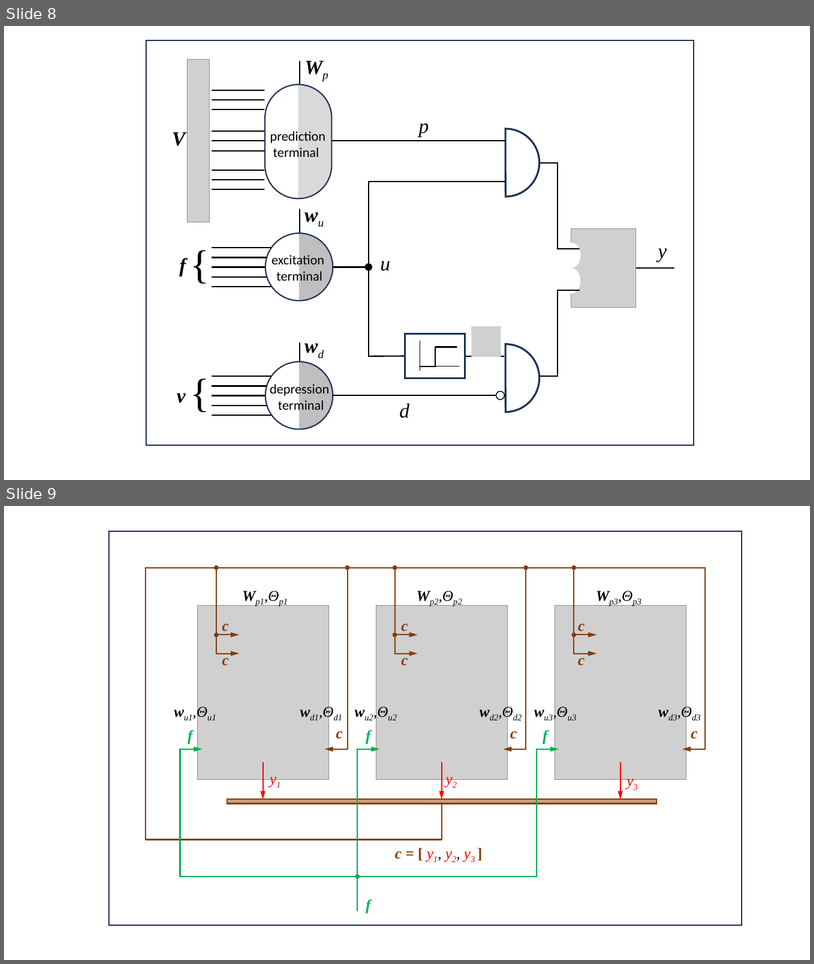
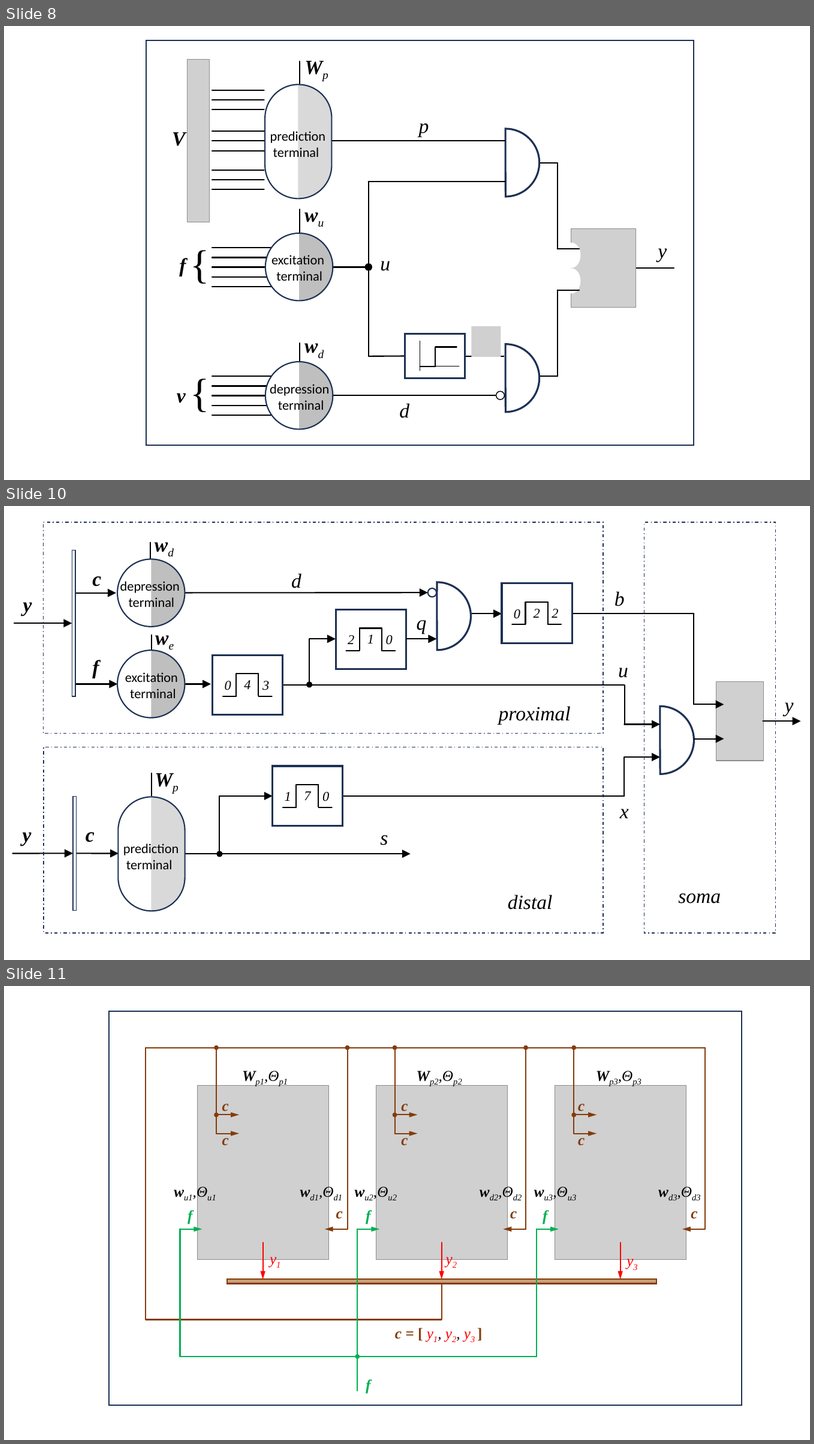
Before and after one commit to ihux/neural-study, a slide deck: paper/Neurotron/Neurotron - Images.pptx. Shown one above the other, each under a label of ours: slides 8 and 9 before the commit, slides 8, 10 and 11 after it; the slides between them are not shown. The pictures are 814x964 and 814x1444 pixels, drawn with LibreOffice and Linux fonts; fonts in the diff are those of the drawing; grey boxes stand for pictures. Boxes give left, top, right and bottom in pixels: in the first picture for what was removed or moved away, otherwise in the second. Text is boxed around its words. In the diff, an @@ line names an element or a change of style, - is before the commit and + after.

```diff
--- a/paper/Neurotron/Neurotron - Images.pptx
+++ b/paper/Neurotron/Neurotron - Images.pptx
@@ slide 10 added at [4,506,810,960], background #FFFFFF @@
@@ rectangle added at [645,522,776,933], outline #1E3256 1 pt dashed @@
@@ line added from (694, 705) to (694, 613), #000000 1.5 pt @@
@@ line added from (624, 724) to (624, 685), #000000 1.5 pt @@
@@ picture added at [717,682,764,760] @@
@@ ellipse added at [698,696,712,721], fill #FFFFFF @@
@@ text added at [785,702,794,716], 24 pt, text #000000, italic @@
+y
@@ pie slice (boxed as its full ellipse) added at [626,706,694,774], fill #FFFFFF, outline #1E3256 2.25 pt @@
@@ arrow added from (694, 705) to (725, 705), #000000 1.5 pt @@
@@ ellipse added at [698,721,712,747], fill #FFFFFF @@
@@ arrow added from (763, 721) to (801, 721), #000000 1.5 pt @@
@@ arrow added from (624, 724) to (660, 724), #000000 1.5 pt @@
@@ arrow added from (694, 739) to (725, 739), #000000 1.5 pt @@
@@ rectangle added at [44,747,603,933], outline #1E3256 1 pt dashed @@
@@ arrow added from (624, 757) to (660, 757), #000000 1.5 pt @@
@@ line added from (624, 796) to (624, 757), #000000 1.5 pt @@
@@ text added at [149,763,185,793], 24 pt, text #000000, bold, italic @@
+Wp
@@ line added from (152, 797) to (152, 773), #000000 1.5 pt @@
@@ group added at [273,766,343,826]: 5 lines, 3 texts, 1 rectangle @@
+1
+7
+0
@@ rectangle added at [73,796,76,910], fill #FFFFFF, outline #1E3256 1 pt @@
@@ line added from (220, 853) to (220, 796), #000000 1.5 pt @@
@@ arrow added from (220, 796) to (273, 796), #000000 1.5 pt @@
@@ line added from (343, 796) to (624, 796), #000000 1.5 pt @@
@@ text added at [620,808,629,818], 24 pt, text #000000, italic @@
+x
@@ text added at [23,832,32,845], 24 pt, text #000000, bold, italic @@
+y
@@ text added at [86,832,95,842], 24 pt, text #000000, bold, italic @@
+c
@@ group added at [118,796,185,911]: 2 rounded rectangles, 1 rectangle, 1 text @@
+prediction
+terminal
@@ text added at [380,835,388,845], 24 pt, text #000000, italic @@
+s
@@ arrow added from (12, 853) to (73, 853), #000000 1.5 pt @@
@@ arrow added from (73, 853) to (119, 853), #000000 1.5 pt @@
@@ arrow added from (144, 854) to (411, 854), #000000 1.5 pt @@
@@ ellipse added at [217,851,223,857], fill #000000 @@
@@ group added at [14,522,721,909]: 23 texts, 21 lines, 8 arrows, 6 ellipses, 5 rectangles, 3 pie slice (boxed as its full ellipse)s @@
+u
+0
+4
+3
+c
+y
+we
+wd
+excitation
+terminal
+2
+1
+0
+b
+0
+2
+2
+depression
+terminal
+f
+d
+q
+proximal
+distal
+soma
@@ what was slide 9 is now slide 11 @@
```
Also in this commit, not shown: 1 other slide added, 1 other file.
